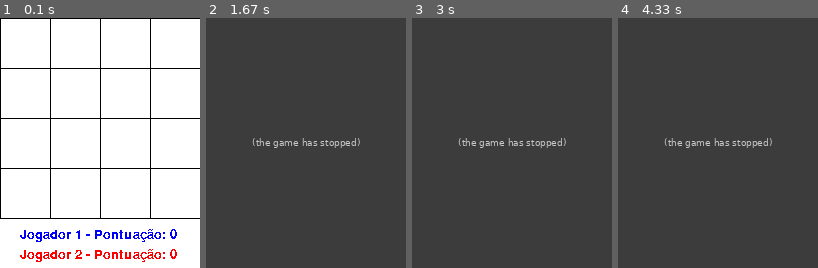
Above: before the commit, frames 1-4 (left to right).
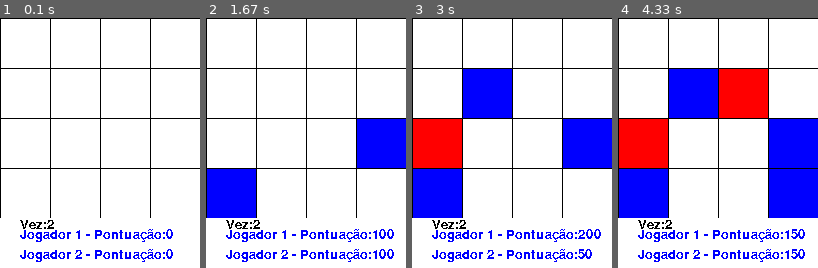
Above: after the commit, the same moments.

Repository: ThiagoDiasFigueiredo/Caca_ao_tesouro_Pygame
Game: pygame game, started from main.py
Same seed, same stepped clock (60 frames per second), same inputs: the game is played once before the commit and once after it.
Inputs (mouse positions are in pixels of both pictures, inside the frame that each line leads up to):
- Up to frame 1 (0.1 s): no input
- Up to frame 2 (1.67 s): click (370, 135) at 0.38 s; click (306, 158) at 0.72 s; click (242, 200) at 1.05 s; click (378, 230) at 1.38 s
- Up to frame 3 (3 s): click (440, 135) at 1.72 s; click (504, 100) at 2.55 s; click (484, 90) at 2.88 s
- Up to frame 4 (4.33 s): click (786, 208) at 3.22 s; click (760, 98) at 4.05 s

The runs differ from the first frame. In frame 1, 1.9% of the frame differs, in the area x 0-100%, y 80-98%; in frame 2, 100%, in the area x 0-100%, y 0-100%; in frame 3, 100%; in frame 4, 100%.
Error before the commit: IndexError: list index out of range (main.py line 95); the game stopped at 1.38 s (later frames are placeholders)

Commit message:
Update main.py

Diff:
--- a/main.py
+++ b/main.py
@@ -7,8 +7,7 @@
     altura = 250
     tela = pygame.display.set_mode((largura,altura))
     pygame.display.set_caption('Caça ao tesouro')
-    jogador_1 = 0
-    jogador_2 = 0
+    pontuacao = [0,0] #Pontuaçao[0] == Jogador 1 e pontuação[1] == Jogador 2
  #Desenhar as coisas
 
     cores = {
@@ -37,8 +36,8 @@
         pos_x += lado_quadrado
 
     fonte = pygame.font.Font(None,20)
-    texto_jogador_1 = fonte.render(f'Jogador 1 - Pontuação: {jogador_1}',False,cores['azul'])
-    texto_jogador_2 = fonte.render(f'Jogador 2 - Pontuação: {jogador_2}',False,cores['vermelho'])
+    texto_jogador_1 = fonte.render(f'Jogador 1 - Pontuação: {pontuacao[0]}',False,cores['azul'])
+    texto_jogador_2 = fonte.render(f'Jogador 2 - Pontuação: {pontuacao[1]}',False,cores['vermelho'])
 #Spawn tesouro
 
 #Tabuleiro
@@ -80,7 +79,10 @@
         revelado.append([0]*colunas)
 #Casas sem nada
 
-#Looping do jogo
+#Qual jogador vai começar:
+    vez = random.choice([1, 2])
+    print(f"Quem começa é o Jogador {vez}")
+    #Looping do jogo
     running = True
     while running:
         for evento in pygame.event.get():
@@ -91,17 +93,52 @@
                 x, y = evento.pos
                 coluna = x // 50
                 linha = y // 50
+                if y >= 200:
+                    continue
+                if revelado[linha][coluna] != 0: # Não pode clicar 2 vezes na mesma casa
+                    continue
+
 
                 if tabuleiro[linha][coluna] == -1:
-                    print('Achou tesouro!')
-                    revelado[linha][coluna] = 1
+
+                    if vez == 1:
+                        pontuacao[0] += 100
+                        vez = 2
+                    else:
+                        pontuacao[1] += 100
+                        vez = 1
+
                 elif tabuleiro[linha][coluna] == -2:
-                    print('Achou buraco!')
+
+                    if vez == 1:
+                        pontuacao[0] -= 50
+                        if pontuacao[0] < 0:
+                            pontuacao[0] = 0
+                        vez = 2
+
+                    else:
+                        pontuacao[1] -= 50
+                        if pontuacao[1] < 0:
+                            pontuacao[1] = 0
+                        vez = 1
+
+                if tabuleiro[linha][coluna] == -1:
+                        print(f'Jogador {vez} achou um tesouro!')
+                        revelado[linha][coluna] = 1
+                elif tabuleiro[linha][coluna] == -2:
+                    print(f'Jogador {vez} caiu em um buraco!')
                     revelado[linha][coluna] = 2
+
                 else:
-                    print("Nada")
-                    revelado[linha][coluna] = 0
-                print(evento.pos)
+                    print(f'Jogador {vez} não encontrou nada.')
+                    revelado[linha][coluna] = 3
+
+                    print(evento.pos)
+        pygame.draw.rect(tela, cores['branca'], (0, 200, 200, 50))
+        texto_jogador_1 = fonte.render(f'Jogador 1 - Pontuação:{pontuacao[0]}',False,cores['azul'])
+        texto_jogador_2 = fonte.render(f'Jogador 2 - Pontuação:{pontuacao[1]}',False,cores['azul'])
+        texto_vez = fonte.render(f'Vez:{vez}',False,cores['preto'])
+        tela.blit(texto_vez,(20,200))
         tela.blit(texto_jogador_1,(20,210))
         tela.blit(texto_jogador_2,(20,230))
 
@@ -110,10 +147,10 @@
             for j in range(colunas):
 
                 if revelado[i][j] == 1:
-                    pygame.draw.rect(tela,cores['azul'],(j * 50 + 1, i * 50 + 1, 49, 49))
+                    pygame.draw.rect(tela,cores['azul'],(j * 50 + 1, i * 50+1 , 49, 49))
 
                 elif revelado[i][j] == 2:
-                    pygame.draw.rect(tela,cores['vermelho'],(j * 50 + 1, i * 50 + 1, 49, 49))
+                    pygame.draw.rect(tela,cores['vermelho'],(j * 50 + 1 , i * 50 + 1 , 49, 49))
 
         pygame.display.update()
 if __name__ == '__main__':
